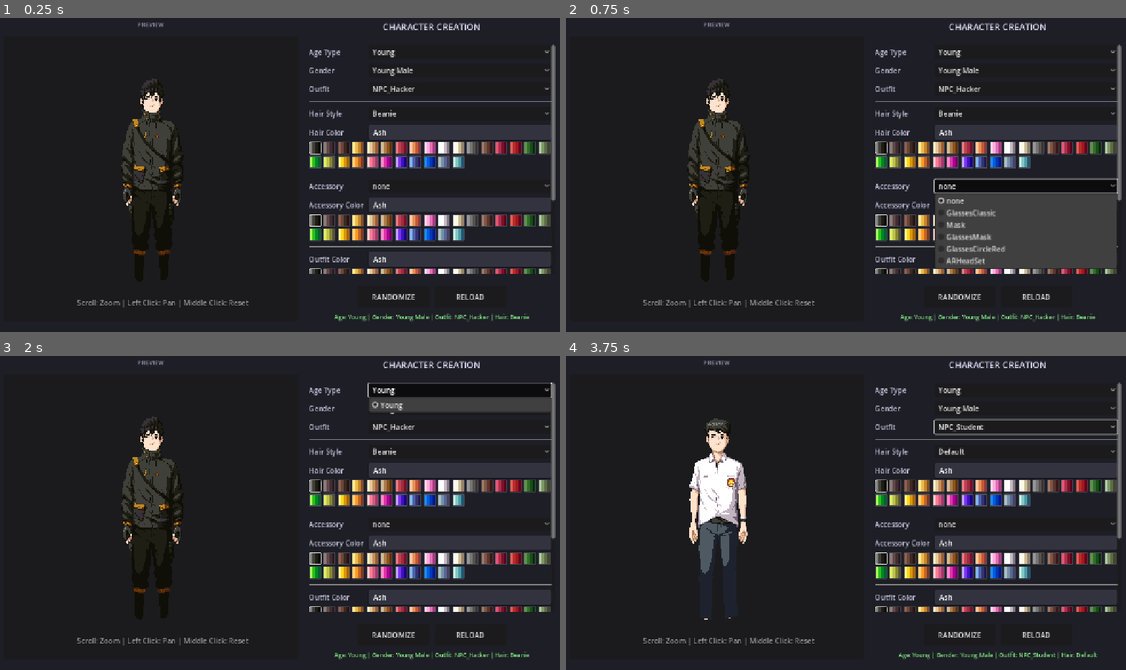
Above: before the commit, frames 1-4 (two rows, left to right).
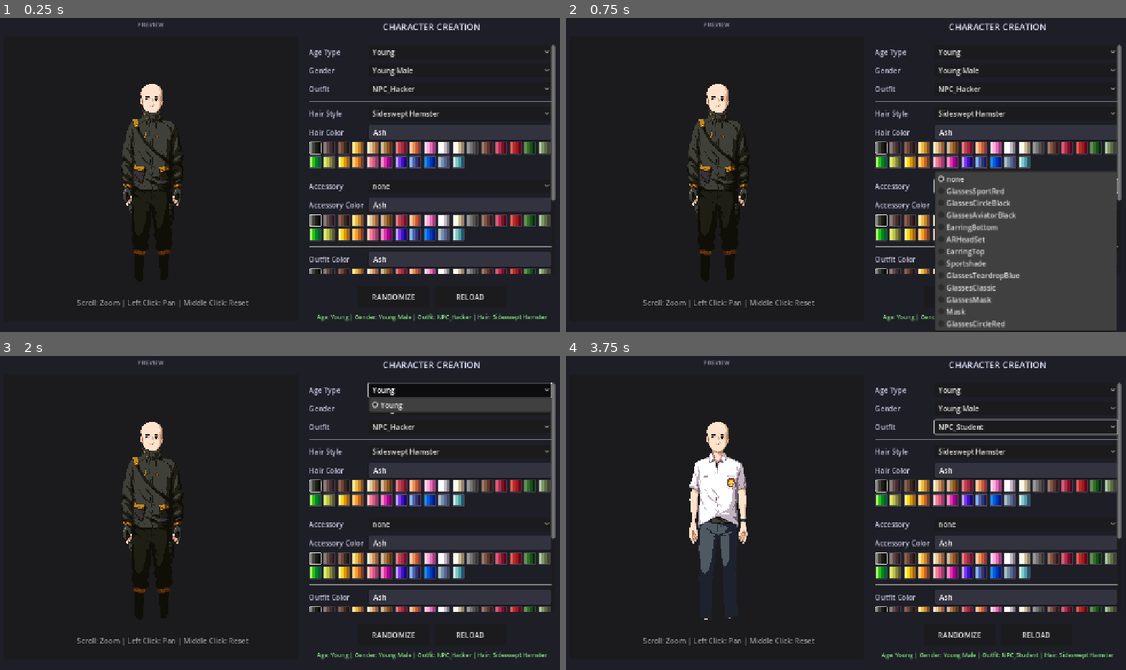
Above: after the commit, the same moments.

Repository: Sandy4j/npc-creator
Game: Godot game, scene res://UI/Main.tscn
The game is run twice, just before and just after one commit, with the same random seed, the same clock (stepped at 60 frames per second) and the same inputs.
Inputs:
- Up to frame 1 (0.25 s): no input
- Up to frame 2 (0.75 s): click "none" at 0.5 s
- Up to frame 3 (2 s): click "Young" at 1.25 s
- Up to frame 4 (3.75 s): click "Young Male" at 2 s; click "NPC_Hacker" at 2.75 s; click "Beanie" (after the commit: "Sideswept Hamster") at 3.5 s

The runs differ from the first frame. In frame 1, 0.7% of the frame differs, in the area x 25-98%, y 19-97%; in frame 2, 9.7%, in the area x 25-99%, y 19-100%; in frame 3, 0.7%; in frame 4, 0.7%.

Commit message:
feat: simplify hair and accessory type retrieval

Diff:
--- a/Scripts/NPCDataManager.gd
+++ b/Scripts/NPCDataManager.gd
@@ -75,16 +75,6 @@
 	if not outfit_types[npc_type].has(gender):
 		return {}
 	return outfit_types[npc_type][gender]
-
-## GET tipe rambut dari JSON
-func get_hair_types(npc_type: String, gender: String) -> Array:
-	var props = get_npc_properties(npc_type, gender)
-	return props.get("hair_type", [])
-
-## GET accessories dari JSON
-func get_accessories(npc_type: String, gender: String) -> Array:
-	var props = get_npc_properties(npc_type, gender)
-	return props.get("accessories", [])
 
 
 
--- a/Scripts/NPCRandomizer.gd
+++ b/Scripts/NPCRandomizer.gd
@@ -40,11 +40,10 @@
 	config.npc_type = npc_type
 	config.gender = gender
 
-	# GET properties dari AssetValidator
-	# Hair/Acc masih dari JSON per outfit, Colors dari dictionary
-	var hair_types = asset_validator.get_valid_hair_types(npc_type, gender)
+	# GET properties dari AssetValidator (sudah return Array[String])
+	var hair_types = asset_validator.get_valid_hair_types(gender)
 	var hair_colors = asset_validator.get_all_color_options()
-	var accessories = asset_validator.get_valid_accessories(npc_type, gender)
+	var accessories = asset_validator.get_valid_accessories(gender)
 	var accessory_colors = asset_validator.get_all_color_options()
 	var outfit_colors = asset_validator.get_all_color_options()
 	var eye_colors = asset_validator.get_all_color_options()
--- a/UI/AssetValidator.gd
+++ b/UI/AssetValidator.gd
@@ -269,92 +269,17 @@
 		result.append(tone)
 	return result
 
-## GET valid hair types untuk outfit dan gender - dari JSON
+## GET valid hair types untuk gender - scan langsung dari folder
 ## Return: Array[String] - pure list of hair names
-func get_valid_hair_types(outfit_name: String, gender_key: String) -> Array:
+func get_valid_hair_types(gender_key: String) -> Array:
 	var result: Array = []
 	var added: Dictionary = {}
 	var age = NPCDataManager.get_age_from_gender_key(gender_key)
+	var gender = NPCDataManager.get_gender_from_gender_key(gender_key)
+	var prefix = NPCDataManager.build_gender_prefix(gender_key)
 	var is_young = age.to_lower() == "young"
 
-	# Cek apakah outfit adalah mod outfit
-	var clean_outfit = ModLoader.strip_mod_prefix(outfit_name) if ModLoader.is_mod_asset(outfit_name) else outfit_name
-	var json_entries = _data_manager.get_hair_types(clean_outfit, gender_key)
-
-	# Jika tidak ada JSON entry, scan dari folder
-	if json_entries.is_empty():
-		return _scan_hair_assets_from_folder(gender_key)
-
-	# Jika ada JSON entry, filter berdasarkan asset yang ada
-	for entry in json_entries:
-		var hair_name: String = entry[0] if entry is Array else str(entry)
-		if has_hair_asset(hair_name, gender_key):
-			var key = hair_name.to_lower()
-			if not added.has(key):
-				result.append(hair_name)
-				added[key] = true
-
-	# Untuk young: tambahkan mod hair dengan prefix [MOD]
-	if is_young:
-		var mod_assets = _mod_loader.get_mod_assets("hair", gender_key)
-		for display_name in mod_assets.keys():
-			var key = display_name.to_lower()
-			if not added.has(key):
-				var mod_display_name = ModLoader.MOD_PREFIX + display_name
-				result.append(mod_display_name)
-				added[key] = true
-
-	# Jika masih kosong, fallback ke scan folder
-	if result.is_empty():
-		return _scan_hair_assets_from_folder(gender_key)
-
-	return result
-
-## GET valid accessories untuk outfit dan gender - dari JSON
-## Return: Array[String] - pure list of accessory names
-func get_valid_accessories(outfit_name: String, gender_key: String) -> Array:
-	var result: Array = []
-	var added: Dictionary = {}
-	var age = NPCDataManager.get_age_from_gender_key(gender_key)
-	var is_young = age.to_lower() == "young"
-	var clean_outfit = ModLoader.strip_mod_prefix(outfit_name) if ModLoader.is_mod_asset(outfit_name) else outfit_name
-	var json_entries = _data_manager.get_accessories(clean_outfit, gender_key)
-
-	# Jika ada JSON entry, filter berdasarkan asset yang ada
-	if not json_entries.is_empty():
-		for entry in json_entries:
-			var acc_name: String = entry[0] if entry is Array else str(entry)
-			if has_accessory_asset(acc_name, gender_key):
-				var key = acc_name.to_lower()
-				if not added.has(key):
-					result.append(acc_name)
-					added[key] = true
-
-	# Untuk young: tambahkan mod accessories dengan prefix [MOD]
-	if is_young:
-		var mod_assets = _mod_loader.get_mod_assets("accessory", gender_key)
-		for display_name in mod_assets.keys():
-			var key = display_name.to_lower()
-			if not added.has(key):
-				var mod_display_name = ModLoader.MOD_PREFIX + display_name
-				result.append(mod_display_name)
-				added[key] = true
-
-	# Jika masih kosong, fallback ke scan folder
-	if result.is_empty():
-		return _scan_accessory_assets_from_folder(gender_key)
-
-	return result
-
-## Scan folder untuk mendapatkan semua hair assets untuk gender_key
-func _scan_hair_assets_from_folder(gender_key: String) -> Array:
-	var result: Array = []
-	var added: Dictionary = {}
-	var age = NPCDataManager.get_age_from_gender_key(gender_key)
-	var gender = NPCDataManager.get_gender_from_gender_key(gender_key)
-	var prefix = NPCDataManager.build_gender_prefix(gender_key)
-	var is_young = age.to_lower() == "young"
-
+	# Untuk young, scan dari res://
 	if is_young:
 		var folder_path = "res://NPC/Hairs/%s/%s" % [age, gender]
 		var dir = DirAccess.open(folder_path)
@@ -371,6 +296,7 @@
 				file_name = dir.get_next()
 			dir.list_dir_end()
 
+		# Tambahkan mod hair assets
 		var mod_assets = _mod_loader.get_mod_assets("hair", gender_key)
 		for display_name in mod_assets.keys():
 			var key = display_name.to_lower()
@@ -379,6 +305,7 @@
 				result.append(mod_display_name)
 				added[key] = true
 	else:
+		# Untuk non-young, scan dari mods folder
 		var mods_path = _mod_loader.get_mods_path()
 		var folder_path = mods_path.path_join("NPC/Hairs/%s/%s" % [age, gender])
 		var dir = DirAccess.open(folder_path)
@@ -397,11 +324,13 @@
 
 	return result
 
-## Scan folder untuk mendapatkan semua accessory assets untuk gender_key
-func _scan_accessory_assets_from_folder(gender_key: String) -> Array:
+## GET valid accessories untuk gender - scan langsung dari folder
+## Return: Array[String] - pure list of accessory names
+func get_valid_accessories(gender_key: String) -> Array:
 	var result: Array = []
 	var added: Dictionary = {}
 
+	# Selalu ada "none"
 	result.append("none")
 	added["none"] = true
 
@@ -410,6 +339,7 @@
 	var prefix = NPCDataManager.build_gender_prefix(gender_key)
 	var is_young = age.to_lower() == "young"
 
+	# Untuk young, scan dari res://
 	if is_young:
 		var folder_path = "res://NPC/Accessories/%s/%s" % [age, gender]
 		var dir = DirAccess.open(folder_path)
@@ -426,6 +356,7 @@
 				file_name = dir.get_next()
 			dir.list_dir_end()
 
+		# Tambahkan mod accessory assets
 		var mod_assets = _mod_loader.get_mod_assets("accessory", gender_key)
 		for display_name in mod_assets.keys():
 			var key = display_name.to_lower()
@@ -434,6 +365,7 @@
 				result.append(mod_display_name)
 				added[key] = true
 	else:
+		# Untuk non-young, scan dari mods folder
 		var mods_path = _mod_loader.get_mods_path()
 		var folder_path = mods_path.path_join("NPC/Accessories/%s/%s" % [age, gender])
 		var dir = DirAccess.open(folder_path)
--- a/UI/main.gd
+++ b/UI/main.gd
@@ -130,11 +130,11 @@
 func _update_property_options() -> void:
 	_populate_option_button(
 		option_hair_type,
-		_asset_validator.get_valid_hair_types(_current_outfit, _current_gender)
+		_asset_validator.get_valid_hair_types(_current_gender)
 	)
 	_populate_option_button(
 		option_accessory,
-		_asset_validator.get_valid_accessories(_current_outfit, _current_gender)
+		_asset_validator.get_valid_accessories(_current_gender)
 	)
 
 	# Populate color pickers - semua menggunakan colors dictionary langsung
Not shown, changed: export_presets.cfg
